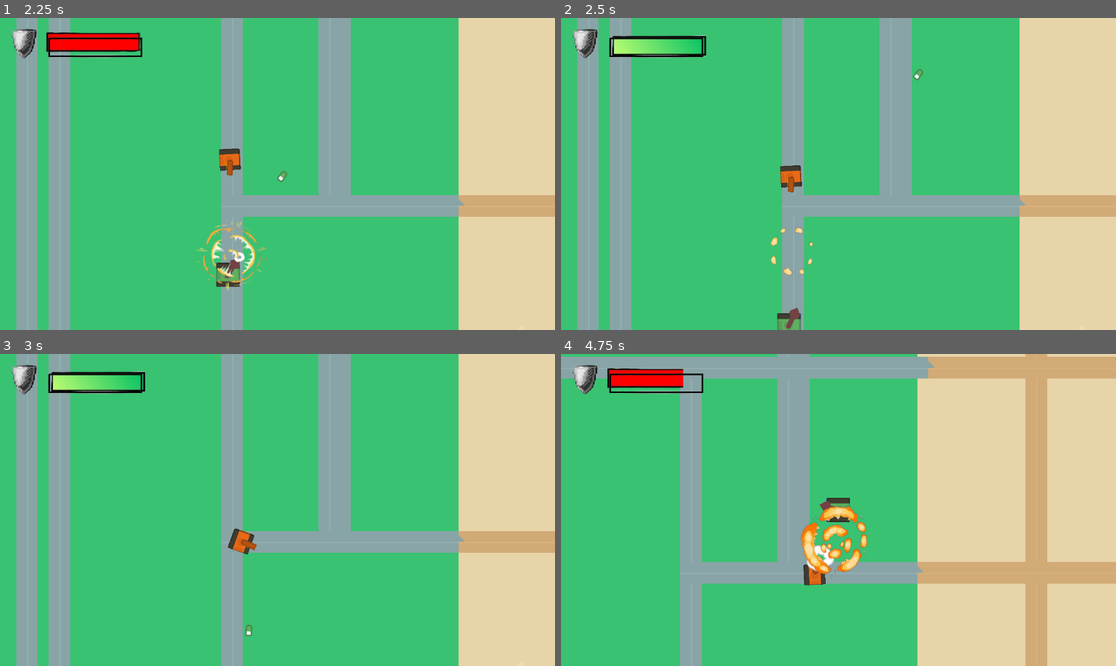
Above: before the commit, frames 1-4 (two rows, left to right).
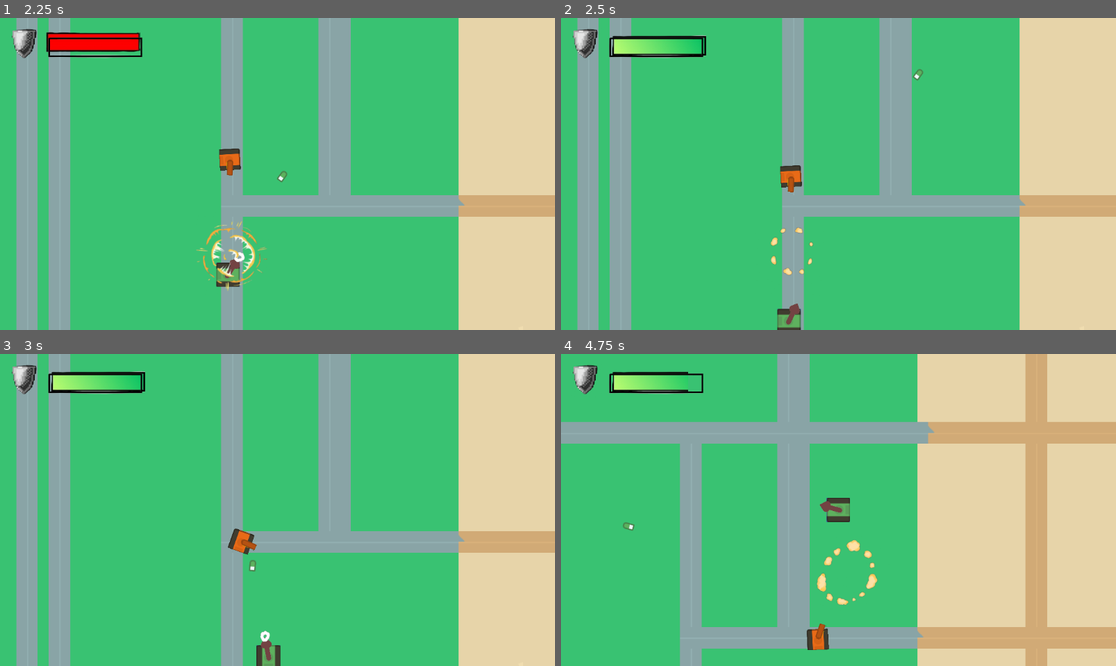
Above: after the commit, the same moments.

Repository: ntdatUTH/Game-Tank-Battle
Game: Godot game, scene res://TankBattle/scenes/Maps/map_01.tscn
Same seed, same stepped clock (60 frames per second), same inputs: the game is played once before the commit and once after it. This scene is started directly instead of the project's main scene.
Inputs (mouse positions are in pixels of both pictures, inside the frame that each line leads up to):
- Up to frame 1 (2.25 s): move the mouse to (399, 158) at 0.52 s; hold D (turn_right) 0.53-1.28 s; click (399, 158) at 0.6 s; move the mouse to (166, 189) at 1.27 s; hold S (back) 1.28-2.03 s; click (166, 189) at 1.35 s; move the mouse to (333, 105) at 2.02 s; hold D (turn_right) from 2.03 s (still down); click (333, 105) at 2.1 s
- Up to frame 2 (2.5 s): keep holding D (turn_right)
- Up to frame 3 (3 s): move the mouse to (249, 572) at 2.77 s; release D (turn_right) at 2.78 s; hold W (forward) from 2.78 s (still down); click (249, 572) at 2.85 s
- Up to frame 4 (4.75 s): move the mouse to (1005, 556) at 3.52 s; release W (forward) at 3.53 s; hold A (turn_left) from 3.53 s (still down); click (1005, 556) at 3.6 s; move the mouse to (672, 463) at 4.27 s; click (672, 463) at 4.35 s

Frame 1 is identical in both runs. In frame 2, 0.2% of the frame differs, in the area x 38-44%, y 91-100%; in frame 3, 0.4%; in frame 4, 25%, in the area x 0-100%, y 0-95%.

Commit message:
add limits map

Diff:
--- a/tank-battle/TankBattle/scenes/Maps/map_01.tscn
+++ b/tank-battle/TankBattle/scenes/Maps/map_01.tscn
@@ -2589,6 +2589,11 @@
 format = 2
 layer_0/tile_data = PackedInt32Array(0, 1310720, 6, 65536, 1310720, 6, 131072, 1310720, 6, 196608, 1310720, 6, 262144,  …(60584 unchanged characters)…
 
+[node name="StaticBody2D" type="StaticBody2D" parent="Ground"]
+
+[node name="CollisionPolygon2D" type="CollisionPolygon2D" parent="Ground/StaticBody2D"]
+polygon = PackedVector2Array(-6, -6, 1175, -7, 1174, 678, -7, 678, -6, 0, -15, 6, -57, 746, 1263, 742, 1242, -89, -57, -102, -6, 0)
+
 [node name="Player" parent="." instance=ExtResource("2_c2wl0")]
 position = Vector2(563, 305)
 Bullet = ExtResource("4_ndnf7")
Binary file added: tank-battle/TankBattle/kenney_top-down-tanks/PNG/Obstacles/stone.jpg
Not shown, added: tank-battle/TankBattle/kenney_top-down-tanks/PNG/Obstacles/stone.jpg.import
